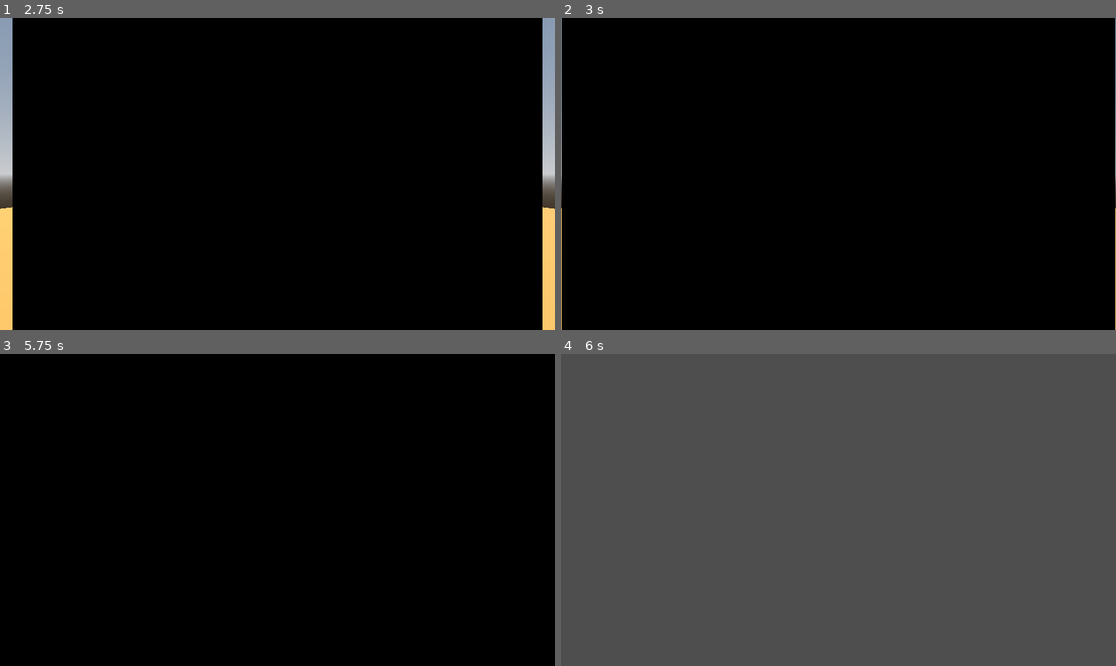
Above: before the commit, frames 1-4 (two rows, left to right).
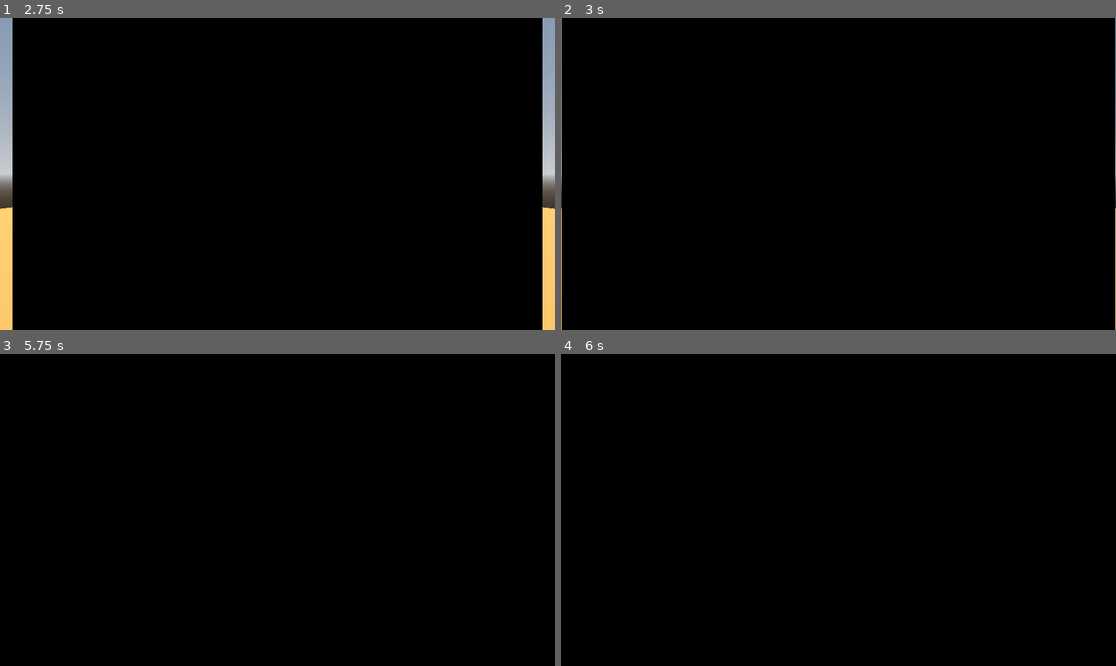
Above: after the commit, the same moments.

Repository: murumart/cgiproject
Game: Godot game, scene res://scenes/rendering_demo.tscn
Two runs of this game, one before a commit and one after it. Both use one fixed random seed, a clock stepped at 60 frames per second and the inputs below. This scene is started directly instead of the project's main scene.
Inputs (mouse positions are in pixels of both pictures, inside the frame that each line leads up to):
- Up to frame 1 (2.75 s): tap Enter (ui_accept) at 0.5, 0.77, 1.25, 1.52 s; move the mouse to (399, 158) at 0.52 s; press the mouse at (399, 158) at 0.53 s; hold Right (ui_right) 0.53-1.28 s; move the mouse to (166, 189) at 1.27 s; release the mouse at (166, 189) at 1.28 s; hold S 1.28-2.03 s; tap E at 1.35 s; move the mouse to (333, 105) at 2.02 s; hold Right (ui_right) from 2.03 s (still down); hold Q from 2.03 s (still down)
- Up to frame 2 (3 s): move the mouse to (810, 236) at 2.77 s; release Right (ui_right) at 2.78 s; release Q at 2.78 s; hold W from 2.78 s (still down); tap Shift at 2.85 s; click (810, 236) at 2.92 s
- Up to frame 3 (5.75 s): tap Enter (ui_accept) at 3.02, 3.5, 3.77, 4.25, 4.52, 5 s; move the mouse to (444, 556) at 3.52 s; release W at 3.53 s; press the mouse at (444, 556) at 3.53 s; hold Left (ui_left) 3.53-5.03 s; move the mouse to (111, 463) at 4.27 s; release the mouse at (111, 463) at 4.28 s; tap E at 4.35 s; move the mouse to (305, 510) at 5.02 s; hold S from 5.03 s (still down); hold Q from 5.03 s (still down); click (305, 510) at 5.17 s
- Up to frame 4 (6 s): tap Enter (ui_accept) at 5.75 s; move the mouse to (755, 432) at 5.77 s; release S at 5.78 s; release Q at 5.78 s; hold Right (ui_right) from 5.78 s (still down); tap Shift at 5.85 s

Frames 1-3 are identical in both runs. In frame 4, 100% of the frame differs, in the area x 0-100%, y 0-100%.
Error in both runs: Assertion failed: Couldnt' get rendering device (res://scenes/volumetric_controller.gd:42)

Commit message:
Removed extra script

Diff:
--- a/scenes/cs_demo.tscn
+++ b/scenes/cs_demo.tscn
@@ -30,7 +30,6 @@
 size = Vector3(100, 100, 100)
 
 [node name="RenderingDemo" type="Node3D"]
-script = ExtResource("1_ayjdf")
 
 [node name="Node" type="Node" parent="." node_paths=PackedStringArray("mesh_instance")]
 script = ExtResource("1_ayjdf")
@@ -38,7 +37,6 @@
 grid_size = 16
 mesh_instance = NodePath("../Meshes/MeshInstance3D3")
 material = ExtResource("2_1t7rw")
-simulte = true
 initial_state = PackedInt32Array(1, 1, 1, 1, 1, 1, 1, 0, 0, 0, 0, 0, 0, 0, 0, 0, 0, 0, 0, 0, 0, 0, 0, 0, 0, 0, 0, 0, 0, …(12201 unchanged characters)…
 kernels = PackedFloat32Array(1, 1, 1, 1, 1, 1, 1, 1, 1, 3, 1, 1, 1, 1, 1, 1, 1, 1, 1, 1, 0, 0, 0, 0, 0, 0, 0, 0, 0, 0,  …(1205 unchanged characters)…
 
--- a/scenes/rendering_demo.tscn
+++ b/scenes/rendering_demo.tscn
@@ -33,9 +33,11 @@
 
 [node name="Node" type="Node" parent="." node_paths=PackedStringArray("mesh_instance")]
 script = ExtResource("3_lqk3y")
+render_setting = 3
 grid_size = 128
 mesh_instance = NodePath("../Meshes/MeshInstance3D3")
 material = ExtResource("2_qjyat")
+simulte = true
 
 [node name="DirectionalLight3D" type="DirectionalLight3D" parent="."]
 transform = Transform3D(-0.8660254, -0.43301278, 0.25, 0, 0.49999997, 0.86602545, -0.50000006, 0.75, -0.43301266, 0, 0, 0)
Not shown: 1 places in scenes/cs_demo.tscn that only renumber resources
